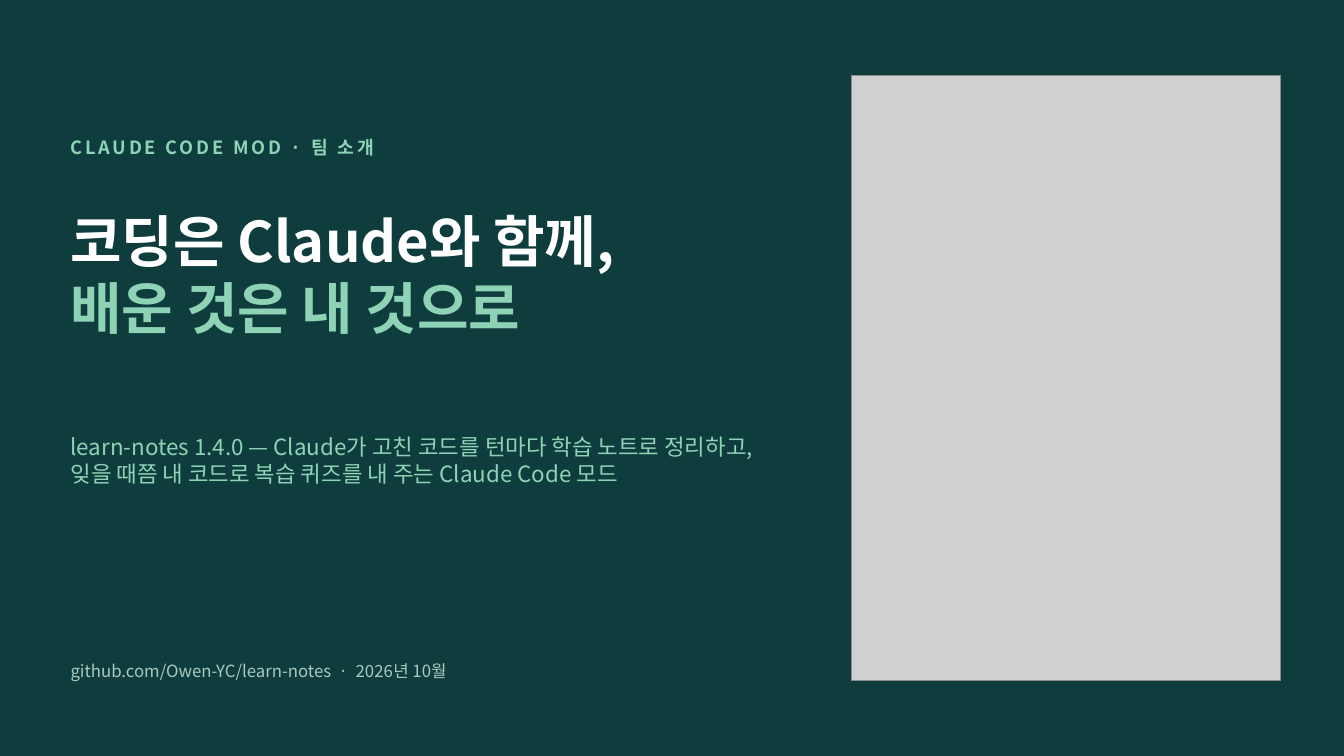
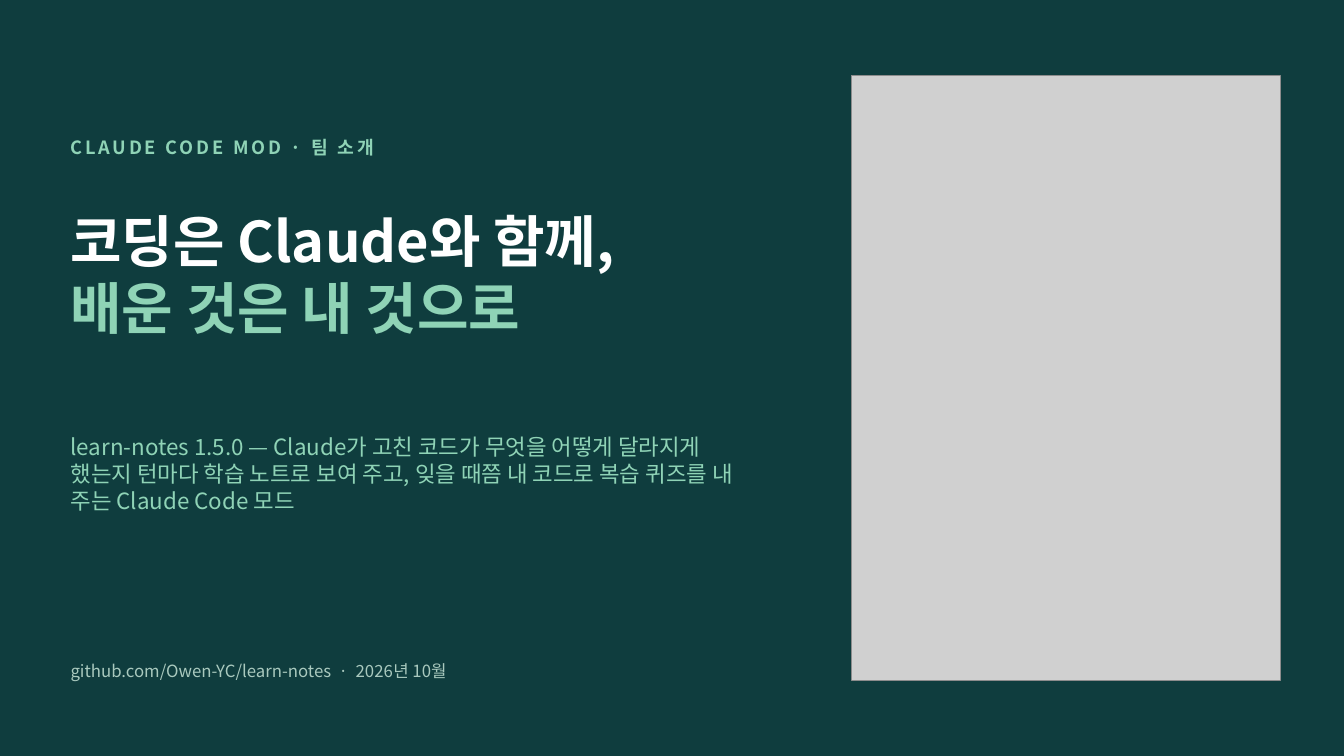
Before and after one commit to Owen-YC/learn-notes, a slide deck: slide 1 of docs/team/learn-notes-intro.pptx. Drawn at 1344x756 pixels with LibreOffice and Linux fonts; fonts in the diff are those of the drawing; grey boxes stand for pictures. Boxes give left, top, right and bottom in pixels: in the first picture for what was removed or moved away, otherwise in the second. Text is boxed around its words. In the diff, an @@ line names an element or a change of style, - is before the commit and + after.

```diff
--- a/docs/team/learn-notes-intro.pptx
+++ b/docs/team/learn-notes-intro.pptx
@@ text at box(71, 436, 733, 511): text changed @@
-learn-notes 1.4.0 — Claude가 고친 코드를 턴마다 학습 노트로 정리하고, 잊을 때쯤 내 코드로 복습 퀴즈를 내 주는 Claude Code 모드
+learn-notes 1.5.0 — Claude가 고친 코드가 무엇을 어떻게 달라지게 했는지 턴마다 학습 노트로 보여 주고, 잊을 때쯤 내 코드로 복습 퀴즈를 내 주는 Claude Code 모드
```
Also in this commit, not shown: 5 other slides changed, 18 other files.
